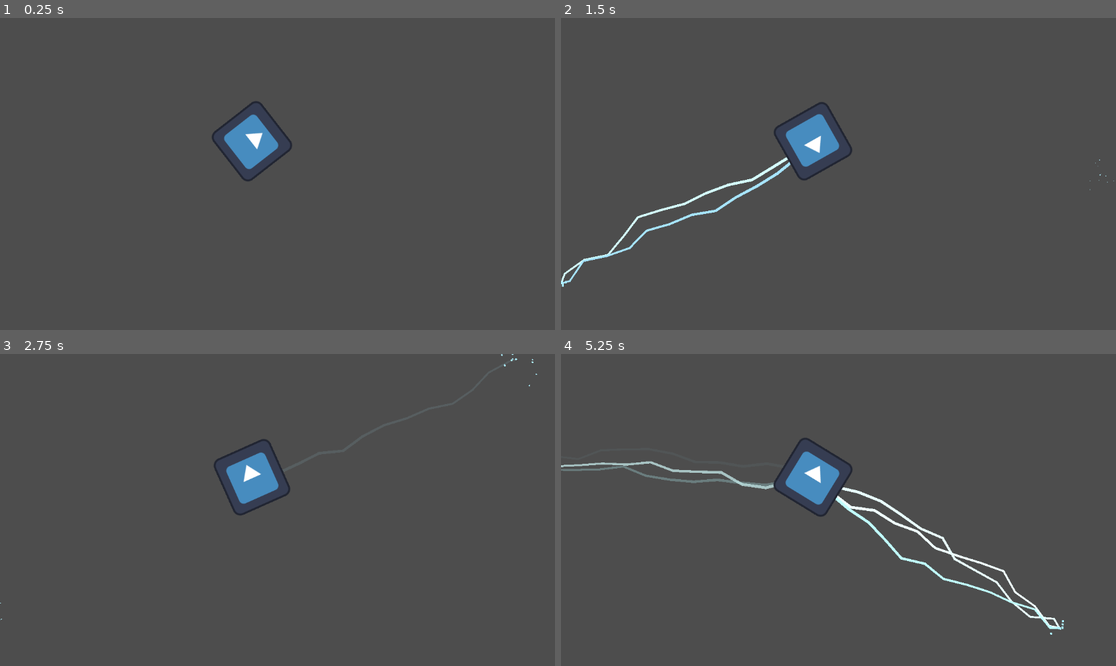
Above: before the commit, frames 1-4 (two rows, left to right).
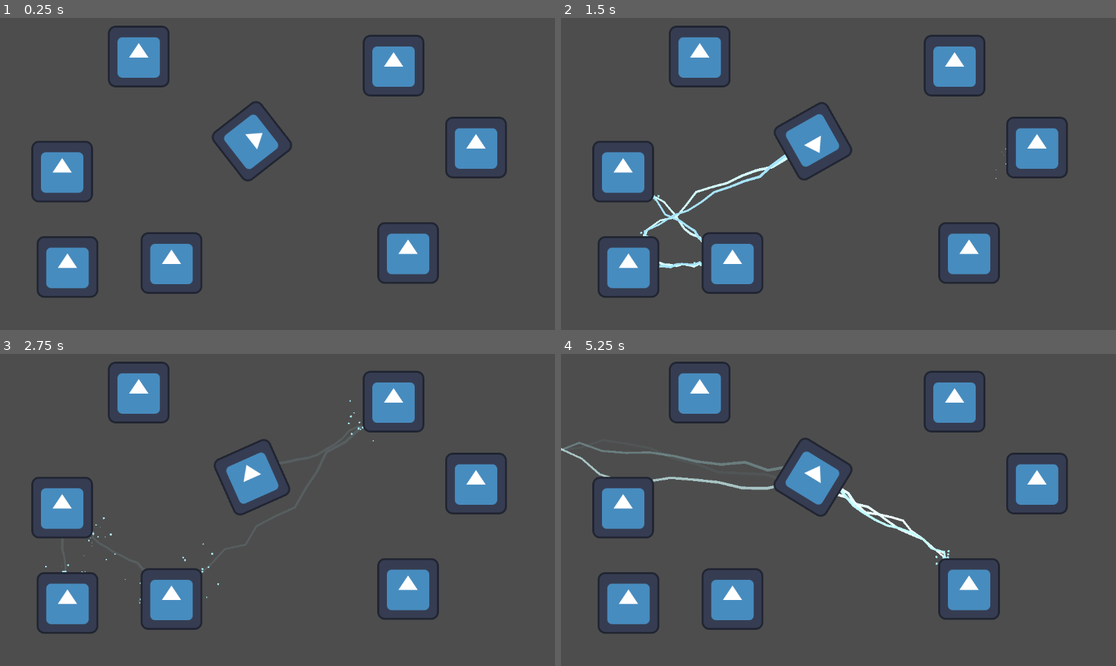
Above: after the commit, the same moments.

Repository: BlurryGames/VFXSecrets
Game: Godot game, scene res://10Lighting/SettingUpOurScenes/setting_up_our_scenes.tscn
Two runs of this game, one before a commit and one after it. Both use one fixed random seed, a clock stepped at 60 frames per second and the inputs below. The project has no main scene, so this scene is started directly. The engine's default icon, where the game draws it, is replaced by a stand-in: a white triangle on a blue panel in a dark square.
Inputs (mouse positions are in pixels of both pictures, inside the frame that each line leads up to):
- Up to frame 1 (0.25 s): no input
- Up to frame 2 (1.5 s): tap Enter (ui_accept) at 0.5, 1.35 s; move the mouse to (960, 158) at 0.52 s; hold Enter (ui_accept) 0.53-1.28 s; move the mouse to (727, 189) at 1.27 s
- Up to frame 3 (2.75 s): tap Enter (ui_accept) at 1.52, 1.82 s; move the mouse to (333, 441) at 2.02 s; hold Enter (ui_accept) from 2.03 s (still down)
- Up to frame 4 (5.25 s): move the mouse to (810, 572) at 2.77 s; release Enter (ui_accept) at 2.78 s; tap Enter (ui_accept) at 2.85, 3.02, 3.32, 4.35, 4.52, 4.82 s; move the mouse to (1005, 556) at 3.52 s; hold Enter (ui_accept) 3.53-4.28 s; move the mouse to (672, 463) at 4.27 s; move the mouse to (866, 510) at 5.02 s; hold Enter (ui_accept) from 5.03 s (still down)

The runs differ from the first frame. In frame 1, 8.9% of the frame differs, in the area x 5-92%, y 2-90%; in frame 2, 10%; in frame 3, 9.0%; in frame 4, 11%, in the area x 0-92%, y 2-90%.

Commit message:
Section10: Lighting / Lesson6: Adding chain lighting

Diff:
--- a/10Lighting/SettingUpOurScenes/lighting_beam.gd
+++ b/10Lighting/SettingUpOurScenes/lighting_beam.gd
@@ -5,18 +5,43 @@
 @export_range(0.0, 3.0, 0.1) var flash_time: float = 0.1
 
 @export_range(1, 10, 1) var flashes: int = 3
+@export_range(0, 10, 1) var bounces_max: int = 3
 
 var target_point := Vector2.ZERO
+
+@onready var jump_area: Area2D = %JumpArea
 
 func _physics_process(delta: float) -> void:
 	target_point = to_global(get_target_position())
 	if is_colliding():
 		target_point = get_collision_point()
 
+	jump_area.set_global_position(target_point)
+
 func shoot() -> void:
+	var _target_point: Vector2 = target_point
+
+	var primary_body: Node2D = get_collider()
+	var secondary_bodies: Array[Node2D] = jump_area.get_overlapping_bodies()
+	if primary_body:
+		secondary_bodies.erase(primary_body)
+		_target_point = primary_body.get_global_position()
+
 	for flash: int in flashes:
+		var _start: Vector2 = get_global_position()
+
 		var jolt: LightingJolt = LIGHTING_JOLT.instantiate()
 		add_child(jolt)
-		jolt.create(get_global_position(), target_point)
+		jolt.create(_start, target_point)
+
+		_start = _target_point
+		for i: int in range(min(bounces_max, secondary_bodies.size())):
+			var body: Node2D = secondary_bodies[i]
+
+			jolt = LIGHTING_JOLT.instantiate()
+			add_child(jolt)
+			jolt.create(_start, body.get_global_position())
+
+			_start = body.get_global_position()
 
 		await get_tree().create_timer(flash_time).timeout
--- a/10Lighting/SettingUpOurScenes/lighting_beam.tscn
+++ b/10Lighting/SettingUpOurScenes/lighting_beam.tscn
@@ -1,7 +1,16 @@
-[gd_scene load_steps=2 format=3 uid="uid://d03j5d1i1ukfi"]
+[gd_scene load_steps=3 format=3 uid="uid://d03j5d1i1ukfi"]
 
 [ext_resource type="Script" path="res://10Lighting/SettingUpOurScenes/lighting_beam.gd" id="1_3frn2"]
+
+[sub_resource type="CircleShape2D" id="CircleShape2D_5g8xs"]
+radius = 128.0
 
 [node name="LightingBeam" type="RayCast2D"]
 target_position = Vector2(600, 0)
 script = ExtResource("1_3frn2")
+
+[node name="JumpArea" type="Area2D" parent="."]
+unique_name_in_owner = true
+
+[node name="CollisionShape2D" type="CollisionShape2D" parent="JumpArea"]
+shape = SubResource("CircleShape2D_5g8xs")
--- a/10Lighting/SettingUpOurScenes/lighting_jolt.gd
+++ b/10Lighting/SettingUpOurScenes/lighting_jolt.gd
@@ -6,10 +6,18 @@
 
 @onready var sparks: GPUParticles2D = %Sparks
 
+@onready var ray_cast: RayCast2D = %RayCast2D
+
 func _ready() -> void:
 	set_as_top_level(true)
 
 func create(start: Vector2, end: Vector2) -> void:
+	ray_cast.set_global_position(start)
+	ray_cast.set_target_position(end - start)
+	ray_cast.force_raycast_update()
+	if ray_cast.is_colliding():
+		end = ray_cast.get_collision_point()
+
 	var _points: Array[Vector2] = []
 	var current: Vector2 = start
 	var segment_lenght: float = start.distance_to(end) / segments
--- a/10Lighting/SettingUpOurScenes/lighting_jolt.tscn
+++ b/10Lighting/SettingUpOurScenes/lighting_jolt.tscn
@@ -128,3 +128,6 @@
 one_shot = true
 explosiveness = 1.0
 randomness = 1.0
+
+[node name="RayCast2D" type="RayCast2D" parent="."]
+unique_name_in_owner = true
--- a/10Lighting/SettingUpOurScenes/setting_up_our_scenes.tscn
+++ b/10Lighting/SettingUpOurScenes/setting_up_our_scenes.tscn
@@ -1,8 +1,11 @@
-[gd_scene load_steps=4 format=3 uid="uid://bwbt8yffmfbia"]
+[gd_scene load_steps=5 format=3 uid="uid://bwbt8yffmfbia"]
 
 [ext_resource type="Texture2D" uid="uid://d51h8c1nypl7" path="res://icon.svg" id="1_crrdl"]
 [ext_resource type="Script" path="res://10Lighting/SettingUpOurScenes/player.gd" id="1_ynyec"]
 [ext_resource type="PackedScene" uid="uid://d03j5d1i1ukfi" path="res://10Lighting/SettingUpOurScenes/lighting_beam.tscn" id="3_dyws7"]
+
+[sub_resource type="RectangleShape2D" id="RectangleShape2D_76rti"]
+size = Vector2(128, 128)
 
 [node name="SettingUpOurScenes" type="Node"]
 
@@ -15,3 +18,66 @@
 
 [node name="LightingBeam" parent="Player" instance=ExtResource("3_dyws7")]
 unique_name_in_owner = true
+
+[node name="StaticBody2D" type="StaticBody2D" parent="."]
+position = Vector2(129, 319)
+
+[node name="Sprite2D" type="Sprite2D" parent="StaticBody2D"]
+texture = ExtResource("1_crrdl")
+
+[node name="CollisionShape2D" type="CollisionShape2D" parent="StaticBody2D"]
+shape = SubResource("RectangleShape2D_76rti")
+
+[node name="StaticBody2D2" type="StaticBody2D" parent="."]
+position = Vector2(356, 509)
+
+[node name="Sprite2D" type="Sprite2D" parent="StaticBody2D2"]
+texture = ExtResource("1_crrdl")
+
+[node name="CollisionShape2D" type="CollisionShape2D" parent="StaticBody2D2"]
+shape = SubResource("RectangleShape2D_76rti")
+
+[node name="StaticBody2D3" type="StaticBody2D" parent="."]
+position = Vector2(140, 517)
+
+[node name="Sprite2D" type="Sprite2D" parent="StaticBody2D3"]
+texture = ExtResource("1_crrdl")
+
+[node name="CollisionShape2D" type="CollisionShape2D" parent="StaticBody2D3"]
+shape = SubResource("RectangleShape2D_76rti")
+
+[node name="StaticBody2D4" type="StaticBody2D" parent="."]
+position = Vector2(288, 80)
+
+[node name="Sprite2D" type="Sprite2D" parent="StaticBody2D4"]
+texture = ExtResource("1_crrdl")
+
+[node name="CollisionShape2D" type="CollisionShape2D" parent="StaticBody2D4"]
+shape = SubResource("RectangleShape2D_76rti")
+
+[node name="StaticBody2D5" type="StaticBody2D" parent="."]
+position = Vector2(817, 99)
+
+[node name="Sprite2D" type="Sprite2D" parent="StaticBody2D5"]
+texture = ExtResource("1_crrdl")
+
+[node name="CollisionShape2D" type="CollisionShape2D" parent="StaticBody2D5"]
+shape = SubResource("RectangleShape2D_76rti")
+
+[node name="StaticBody2D6" type="StaticBody2D" parent="."]
+position = Vector2(988, 269)
+
+[node name="Sprite2D" type="Sprite2D" parent="StaticBody2D6"]
+texture = ExtResource("1_crrdl")
+
+[node name="CollisionShape2D" type="CollisionShape2D" parent="StaticBody2D6"]
+shape = SubResource("RectangleShape2D_76rti")
+
+[node name="StaticBody2D7" type="StaticBody2D" parent="."]
+position = Vector2(847, 488)
+
+[node name="Sprite2D" type="Sprite2D" parent="StaticBody2D7"]
+texture = ExtResource("1_crrdl")
+
+[node name="CollisionShape2D" type="CollisionShape2D" parent="StaticBody2D7"]
+shape = SubResource("RectangleShape2D_76rti")
